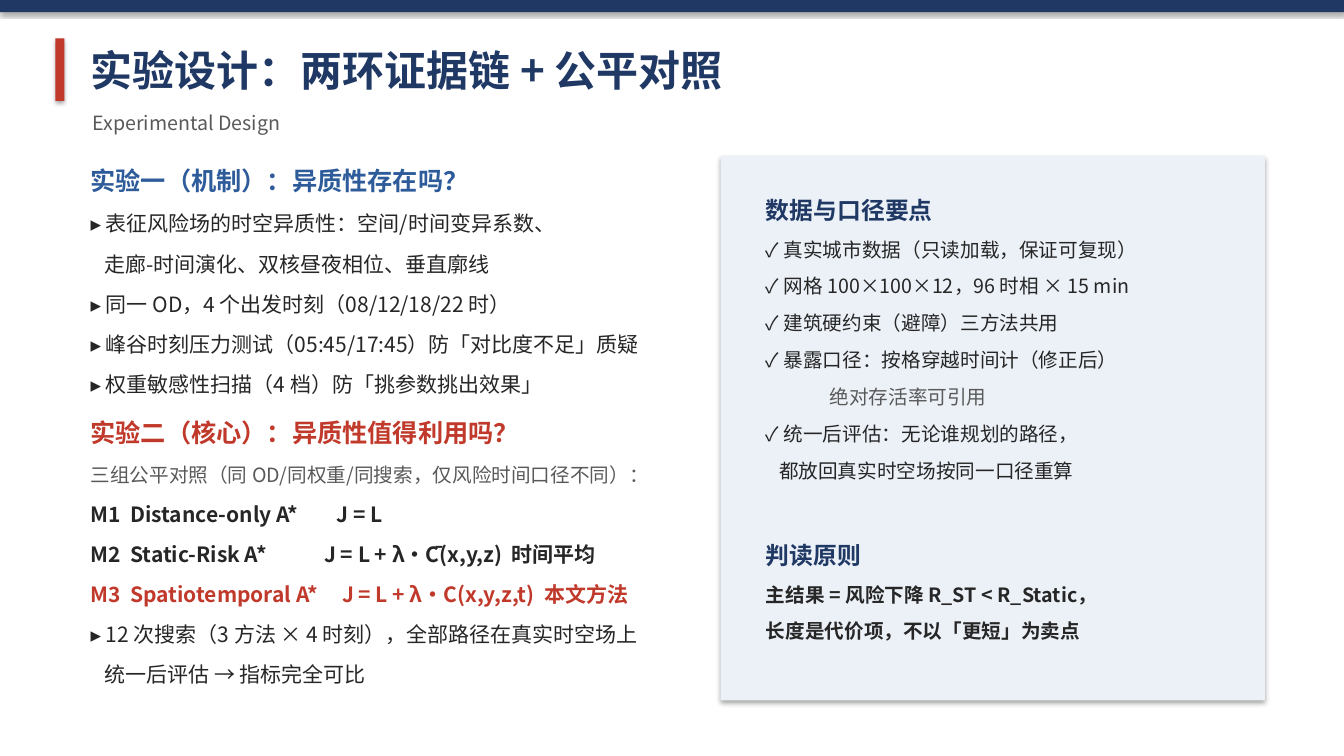
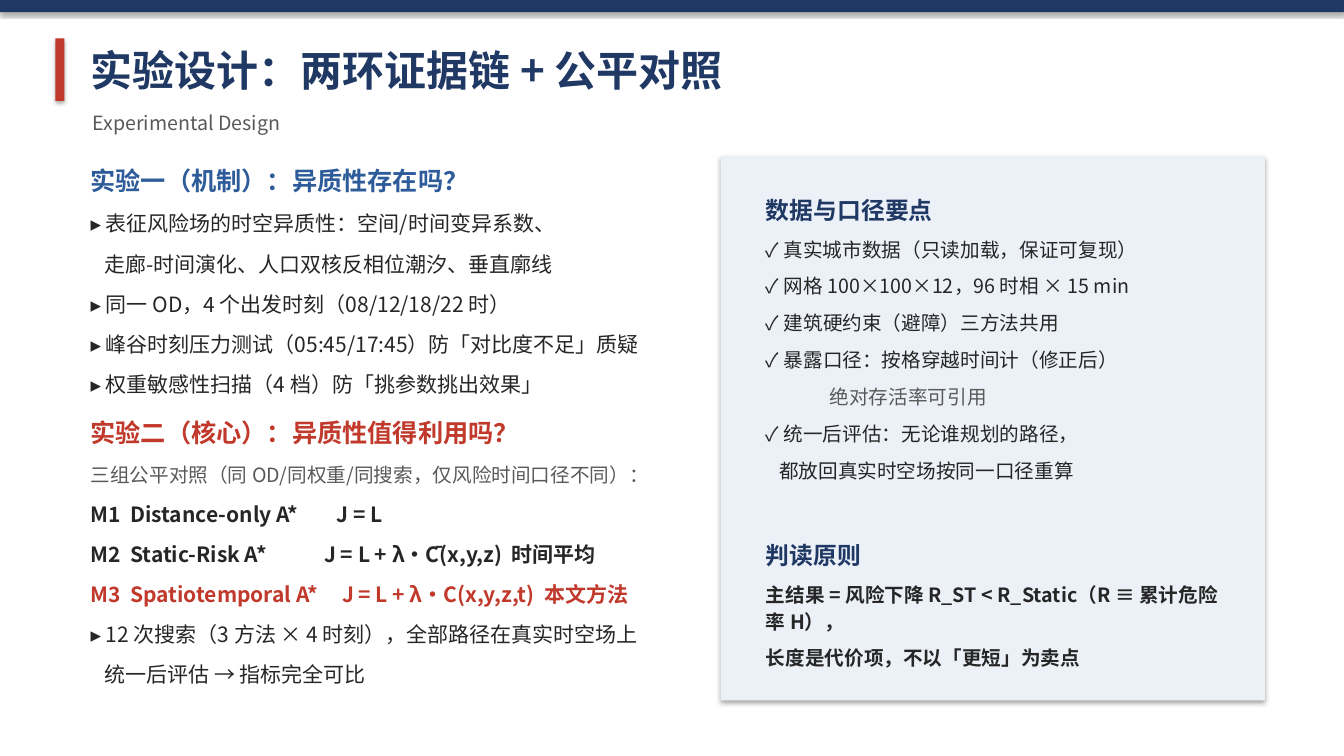
Before and after one commit to 909347194/Risk-Path, a slide deck: slide 5 of 学术汇报_时空异质性感知的低空无人机路径规划.pptx. Drawn at 1344x756 pixels with LibreOffice and Linux fonts; fonts in the diff are those of the drawing. Boxes give left, top, right and bottom in pixels: in the first picture for what was removed or moved away, otherwise in the second. Text is boxed around its words. In the diff, an @@ line names an element or a change of style, - is before the commit and + after.

Commit message:
exp1+PPT: 相位交替主张与证据对齐——fig5(b)改画人口潮汐反相位(实测A昼峰15:45/B夜峰00:00) + 审查修复全面落地
问题：fig5(b) 原画 P_crash 曲线(两核同时峰5.75h、无交叉)但硬编码
'(day-peak)/(night-peak)/(phase alternation)' 标注，与「双核昼夜相位交替」
主张图文不符。实测 rho_pop 证实人口层才是真反相位(A 15:45/B 00:00)。

- fig5(b) 改画 ρ_pop 峰值归一曲线：相位交替从口号变为实测事实(8h/18h 交叉)
  · 图例峰值标注改为数据实算；指标行 core_*_peak_hour 保持 P_crash 语义，
    新增 core_*_pop_peak_hour(15.75/0.0)；两套 heterogeneity.csv 已补录
- run.py 传入 rho_pop；README 分层表述(暴露层机制 vs 风险层现象)
- PPT 审查修复：
  · 方法页：C_noise 定义(I·ρ_pop·S_landuse·T，不与坠机概率相乘)、
    标签设置动机(防误剪、按J取优)、H 可加性、δJ↔M3 简式桥接
  · H1/H2 闭环：结果①「H1 ✗ 拒绝」、结果②「H2 ✓ 成立」
  · 显著性判定语(决策级：改道率>0.10+4/4同向+长度代价为负)、
    R≡H 定义、改道率定义(>1格点占比)、图2标注(论文 Fig.2)、Q&A 补 Q7

```diff
--- a/学术汇报_时空异质性感知的低空无人机路径规划.pptx
+++ b/学术汇报_时空异质性感知的低空无人机路径规划.pptx
@@ text at (105,254,553,274): text changed @@
-走廊-时间演化、双核昼夜相位、垂直廓线
+走廊-时间演化、人口双核反相位潮汐、垂直廓线
@@ text at (766,585,1217,632): text changed @@
-主结果 = 风险下降 R_ST < R_Static，
+主结果 = 风险下降 R_ST < R_Static（R ≡ 累计危险率 H），
```
Also in this commit, not shown: 4 other slides changed, 7 other files.
